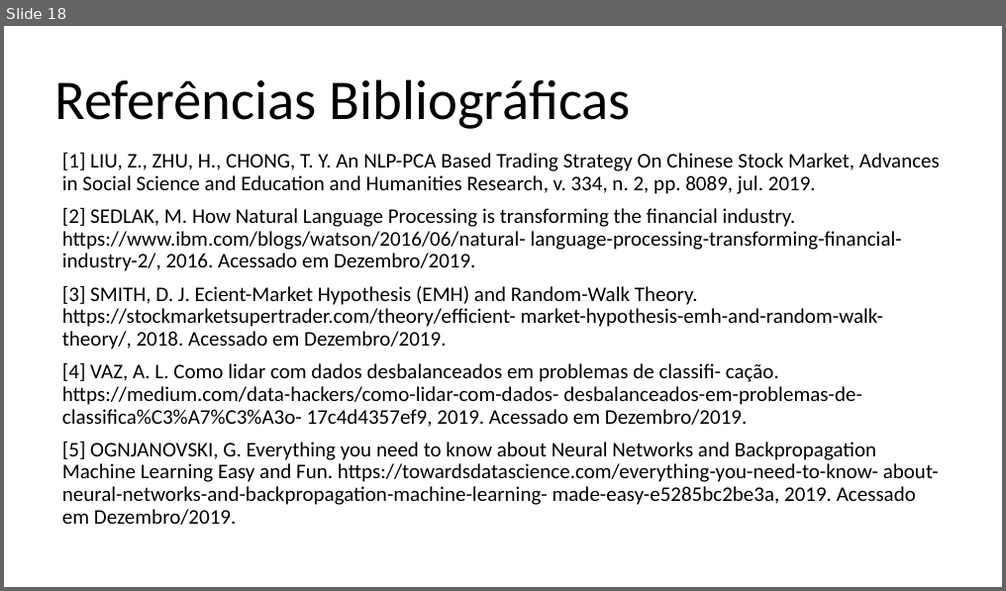
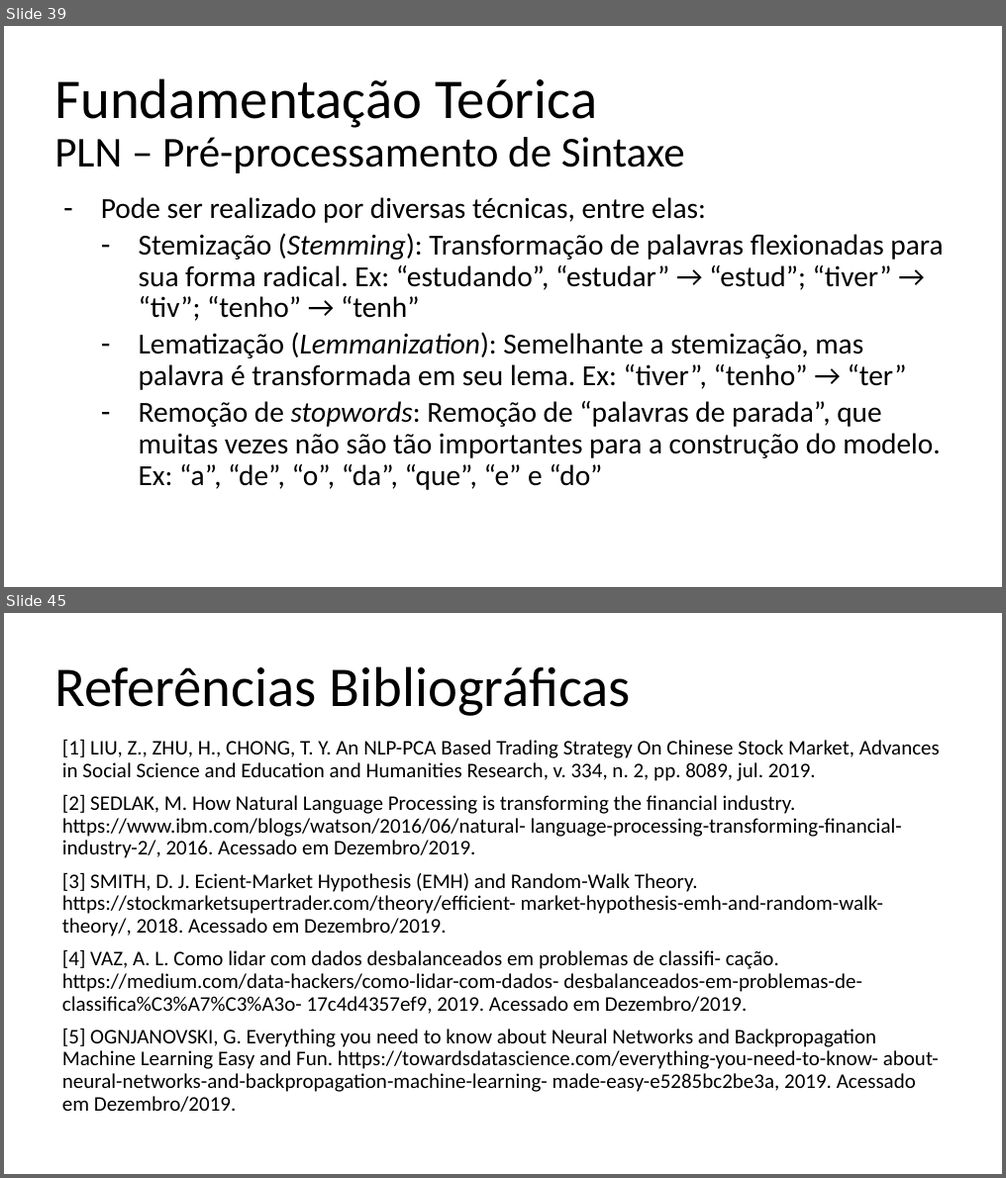
Before and after one commit to lgcanto/tcc, a slide deck: TCC_LGC_V1.pptx. Shown one above the other, each under a label of ours: slide 18 before the commit, slides 39 and 45 after it; the slides between them are not shown. The pictures are 1006x591 and 1006x1178 pixels, drawn with LibreOffice and Linux fonts; fonts in the diff are those of the drawing. Boxes give left, top, right and bottom in pixels: in the first picture for what was removed or moved away, otherwise in the second. Text is boxed around its words. In the diff, an @@ line names an element or a change of style, - is before the commit and + after.

```diff
--- a/TCC_LGC_V1.pptx
+++ b/TCC_LGC_V1.pptx
@@ slide 39 added at [4,26,1002,587], background #FFFFFF @@
@@ title added at [54,78,685,174], 41 pt, text #000000 @@
+Fundamentação Teórica
+PLN – Pré-processamento de Sintaxe
@@ text added at [101,197,943,490], 28 pt, text #000000 @@
+– Pode ser realizado por diversas técnicas, entre elas:
+  – Stemização (Stemming): Transformação de palavras flexionadas para sua forma radical. Ex: “estudando”, “estudar” → “estud”; “tiver” → “tiv”; “tenho” → “tenh”
+  – Lematização (Lemmanization): Semelhante a stemização, mas palavra é transformada em seu lema. Ex: “tiver”, “tenho” → “ter”
+  – Remoção de stopwords: Remoção de “palavras de parada”, que muitas vezes não são tão importantes para a construção do modelo. Ex: “a”, “de”, “o”, “da”, “que”, “e” e “do”
@@ what was slide 18 is now slide 45 @@
```
Also in this commit, not shown: 2 slides changed, 28 other slides added, 2 slides removed.
